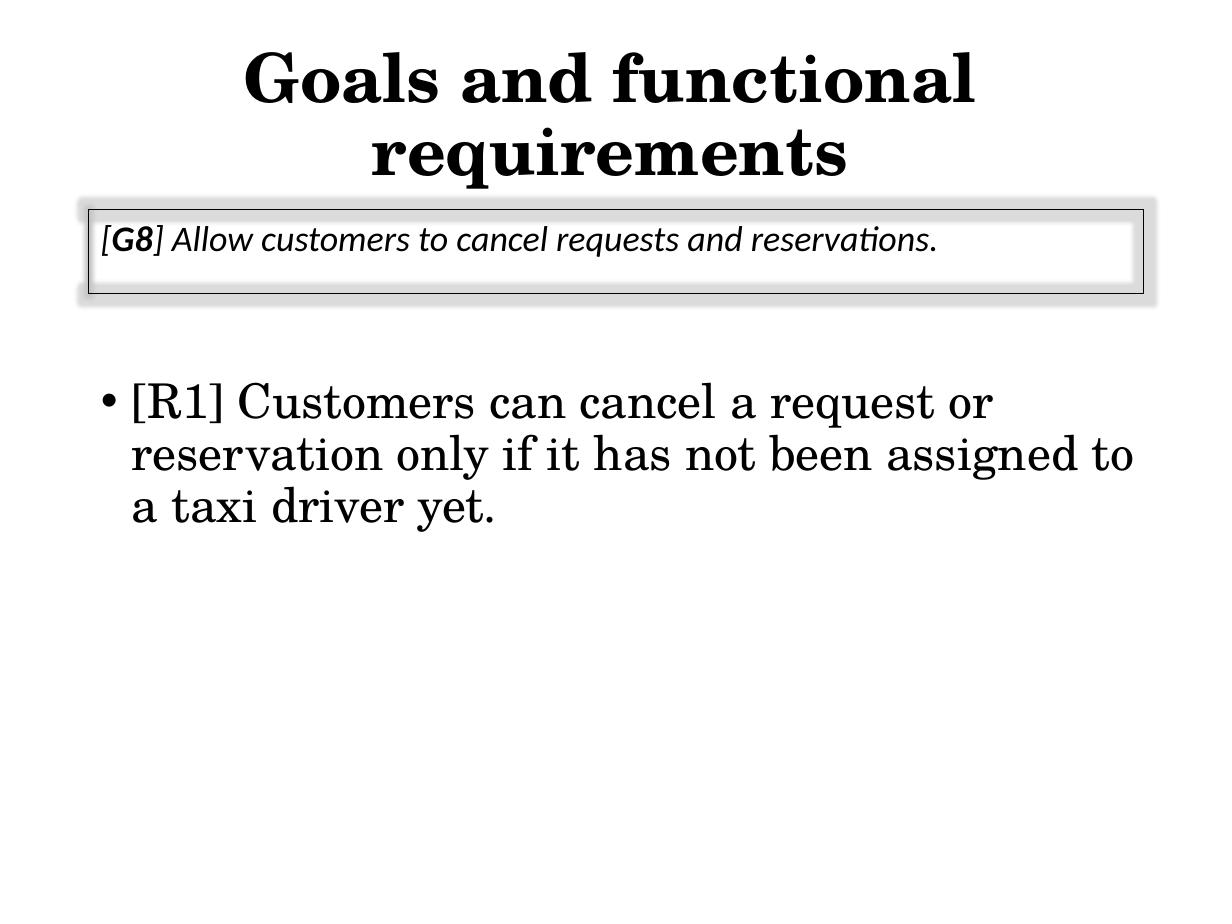
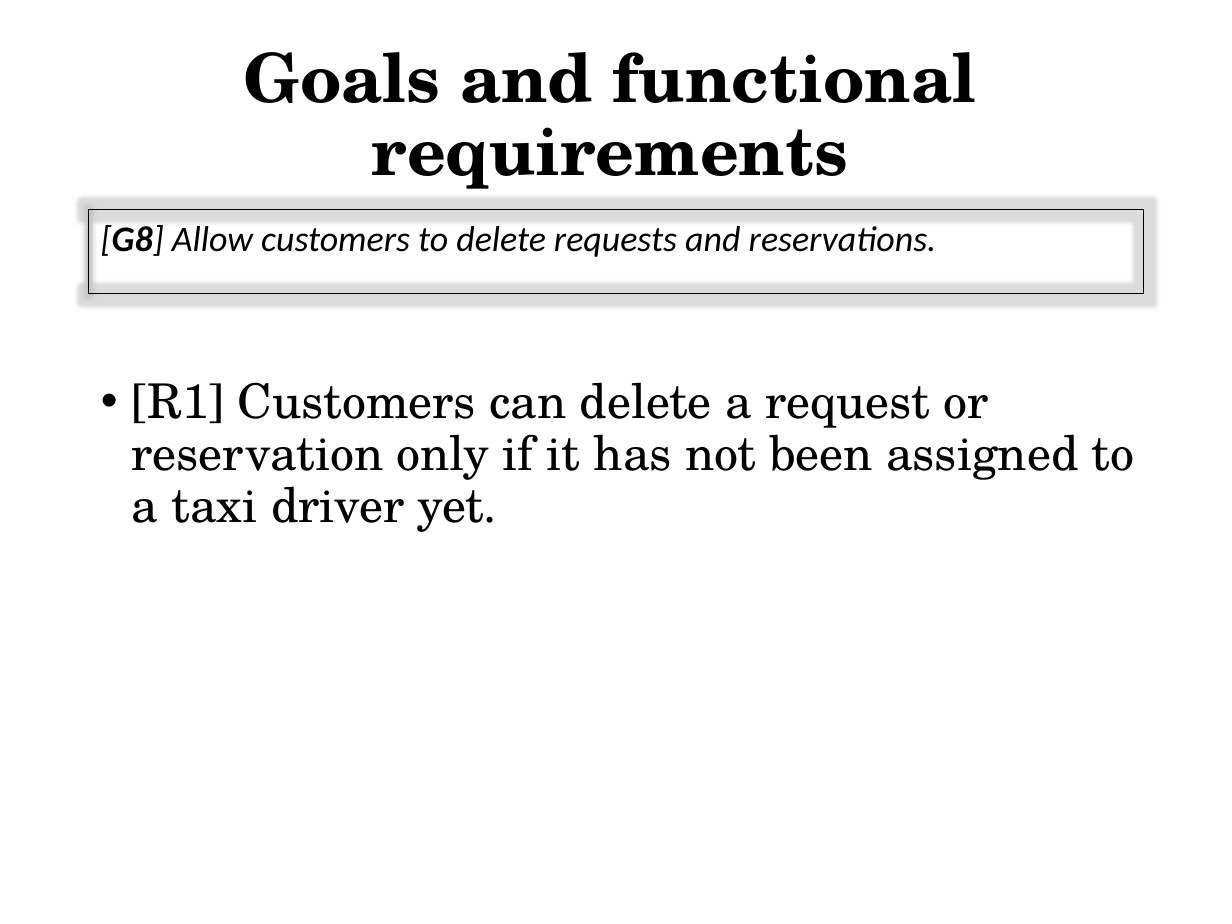
Before and after one commit to MarcoRomani/myTaxyService-SE2-PozziRomani, a slide deck: slide 8 of OtherStuff/Presentation/Goal + fun req + world and the machine.pptx. Drawn at 1232x924 pixels with LibreOffice and Linux fonts; fonts in the diff are those of the drawing. Boxes give left, top, right and bottom in pixels: in the first picture for what was removed or moved away, otherwise in the second. Text is boxed around its words. In the diff, an @@ line names an element or a change of style, - is before the commit and + after.

```diff
--- a/OtherStuff/Presentation/Goal + fun req + world and the machine.pptx
+++ b/OtherStuff/Presentation/Goal + fun req + world and the machine.pptx
@@ text in rectangle at box(101, 225, 937, 257): text changed @@
-[G8] Allow customers to cancel requests and reservations.
+[G8] Allow customers to delete requests and reservations.
@@ text at box(132, 382, 1135, 532): text changed @@
-• [R1] Customers can cancel a request or reservation only if it has not been assigned to a taxi driver yet.
+• [R1] Customers can delete a request or reservation only if it has not been assigned to a taxi driver yet.
```
Also in this commit, not shown: 2 other slides changed, 4 other files.
